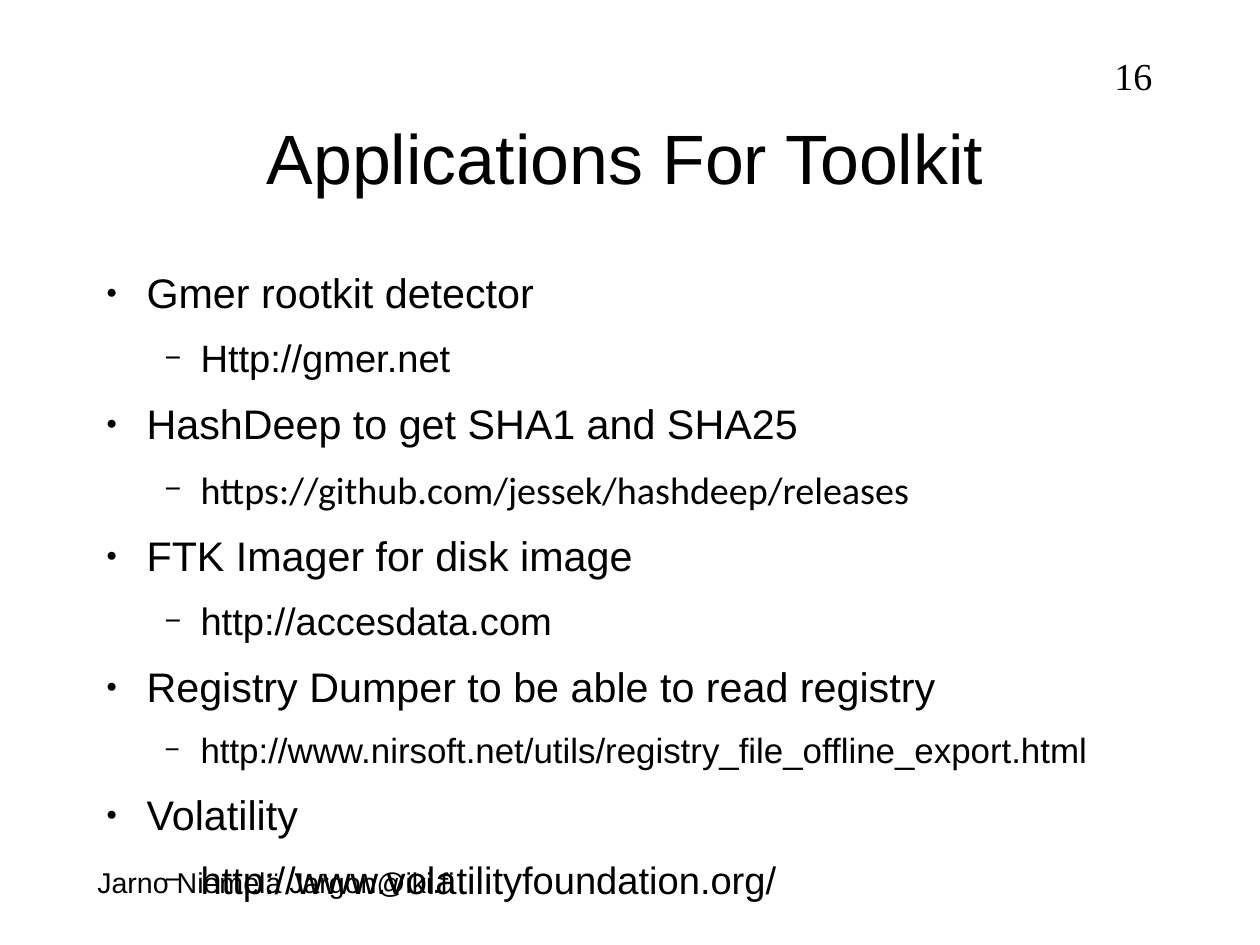
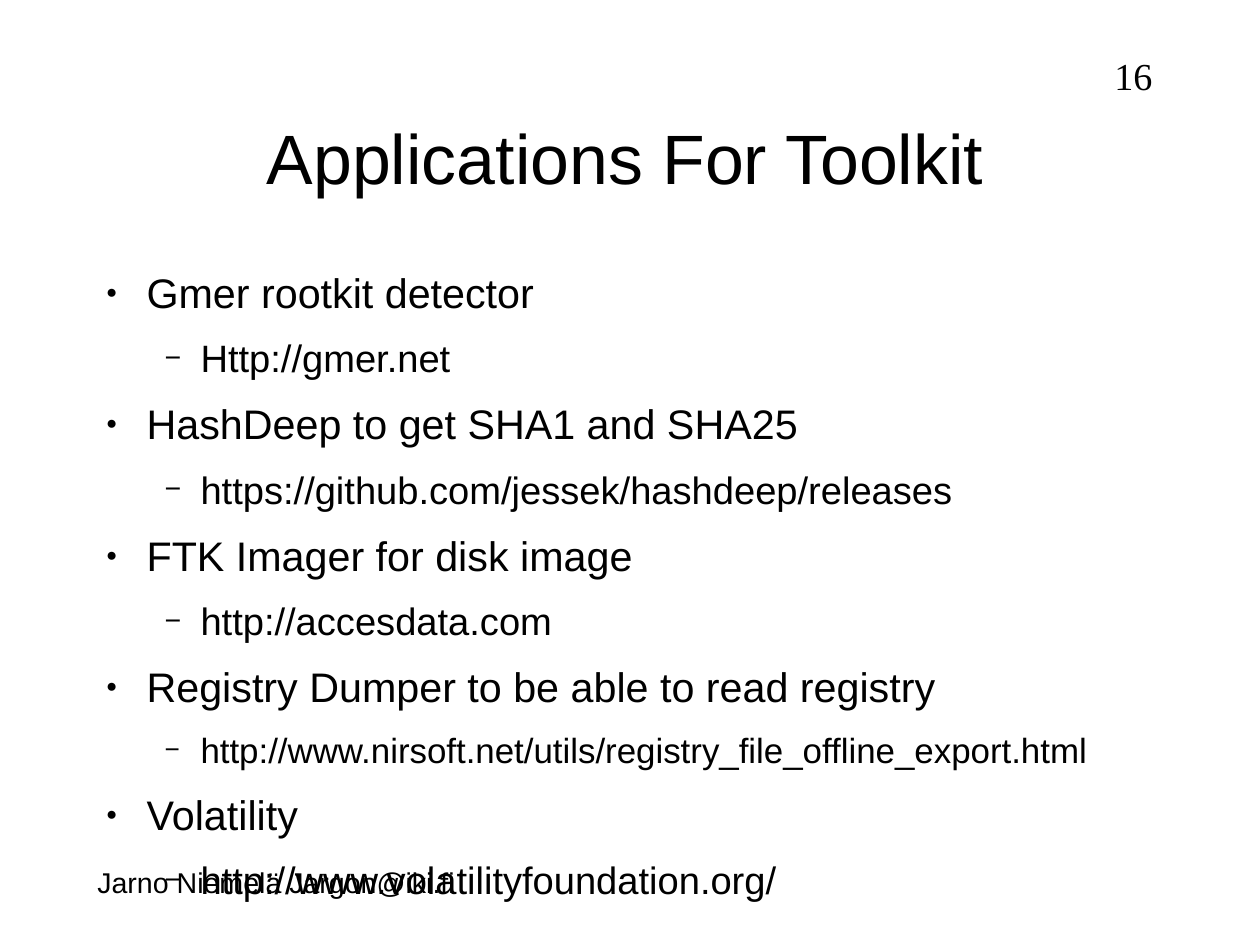
Before and after one commit to jarno-niemela/corporate_cyber_defence, a slide deck: slide 16 of Incident Response/IncidentResponse.odp. Drawn at 1260x945 pixels with LibreOffice and Linux fonts; fonts in the diff are those of the drawing; background and template pictures are left out. Boxes give left, top, right and bottom in pixels: in the first picture for what was removed or moved away, otherwise in the second. Text is boxed around its words. In the diff, an @@ line names an element or a change of style, - is before the commit and + after.

```diff
--- a/Incident Response/IncidentResponse.odp
+++ b/Incident Response/IncidentResponse.odp
@@ text at (x1=201, y1=476, x2=953, y2=512): font Calibri to Arial in "https://github.com/jessek/hashdeep/releases" @@
```
Also in this commit, not shown: 3 other slides changed, 6 slides added.
